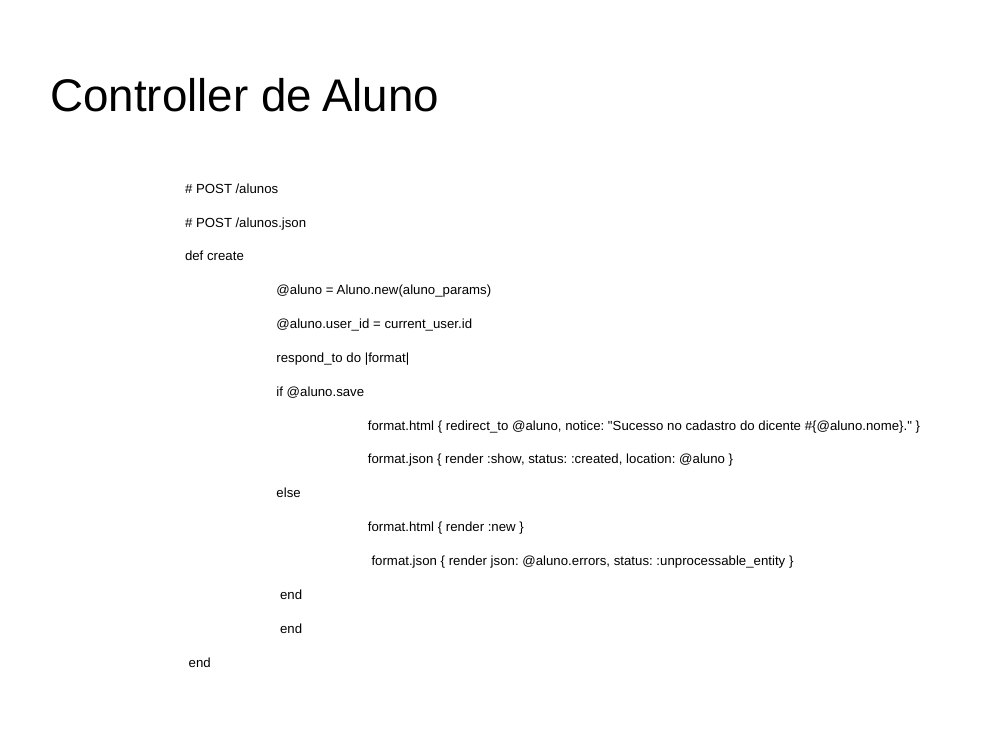
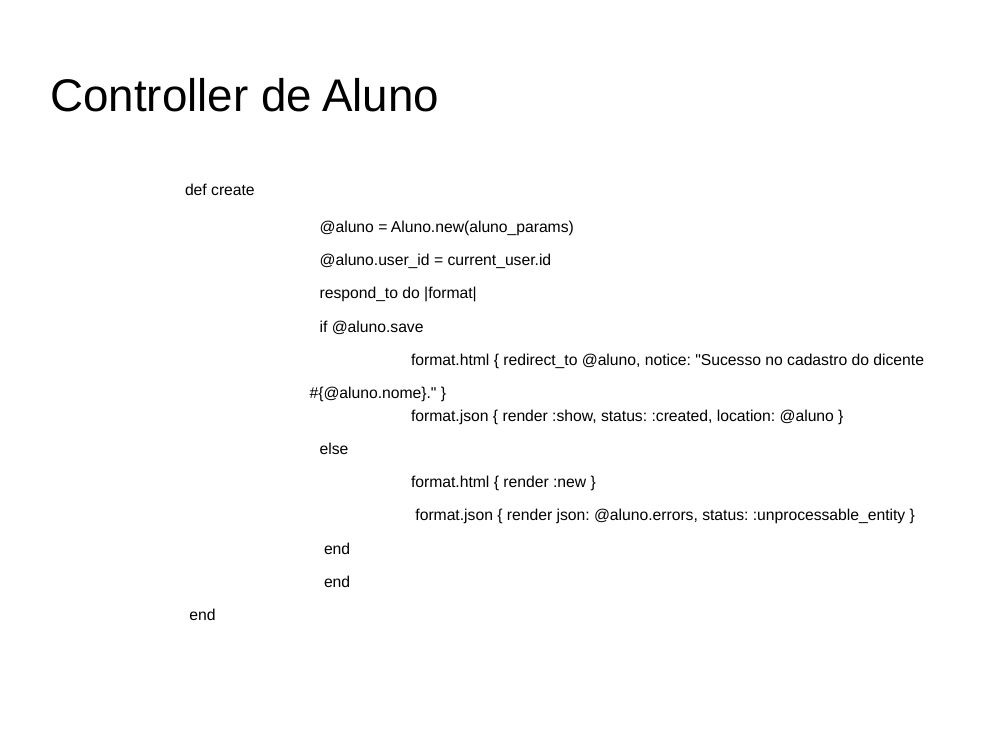
Before and after one commit to brunojus/cicmonit, a slide deck: slide 10 of Apresentacao.odp. Drawn at 1008x756 pixels with LibreOffice and Linux fonts; fonts in the diff are those of the drawing; background and template pictures are left out. Boxes give left, top, right and bottom in pixels: in the first picture for what was removed or moved away, otherwise in the second. Text is boxed around its words. In the diff, an @@ line names an element or a change of style, - is before the commit and + after.

```diff
--- a/Apresentacao.odp
+++ b/Apresentacao.odp
@@ text at (185, 183, 906, 620): size 10.4 to 12.3 pt in "def create", "@aluno = Aluno.new(aluno_params)", "@aluno.user_id = current_user.id", "respond_to do |format|" and 8 more places; list level 1 to 2 in "@aluno = Aluno.new(aluno_params)"; list level 1 to 2 in "@aluno.user_id = current_user.id"; list level 1 to 2 in "respond_to do |format|"; list level 1 to 2 in "if @aluno.save"; list level 1 to 2 in "format.json { render :show, status: ..."; list level 1 to 2 in "else"; list level 1 to 2 in "format.html { render :new }"; list level 1 to 2 in "format.json { render json: @aluno.errors, ..."; list level 1 to 2 in "end" @@
@@ text at (196, 183, 307, 230): paragraphs removed @@
-# POST /alunos
-# POST /alunos.json
@@ text at (310, 353, 924, 402): text changed; size 10.4 to 12.3 pt @@
-format.html { redirect_to @aluno, notice: "Sucesso no cadastro do dicente #{@aluno.nome}." }
+  format.html { redirect_to @aluno, notice: "Sucesso no cadastro do dicente
+          #{@aluno.nome}." }
```
Also in this commit, not shown: 16 other slides changed, 2 slides removed.
